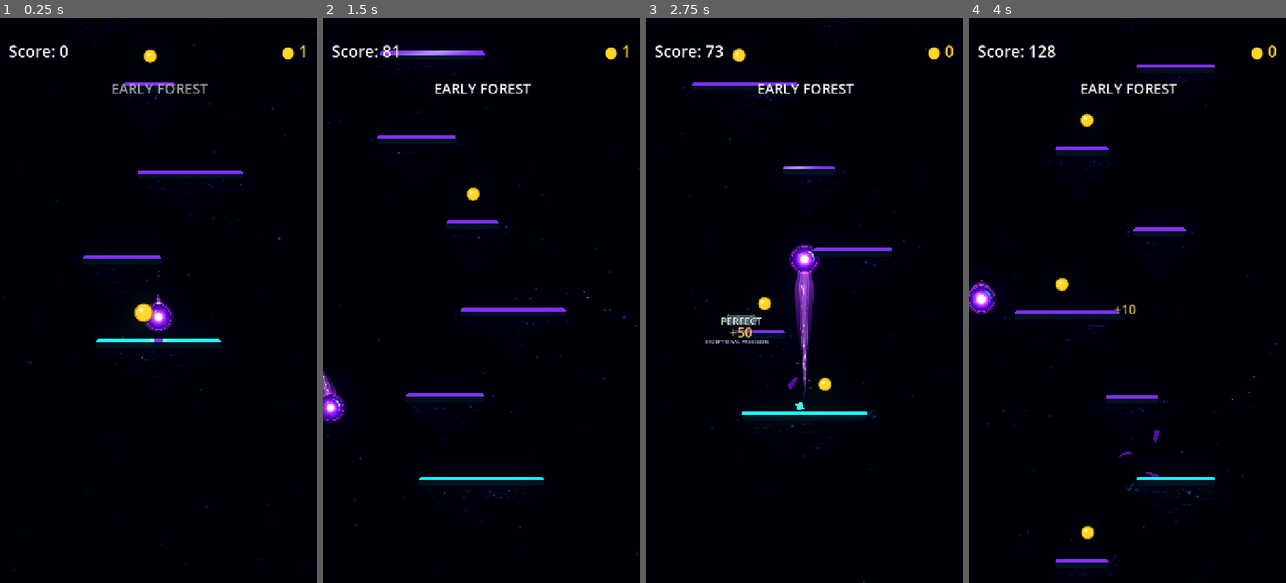
Above: before the commit, frames 1-4 (left to right).
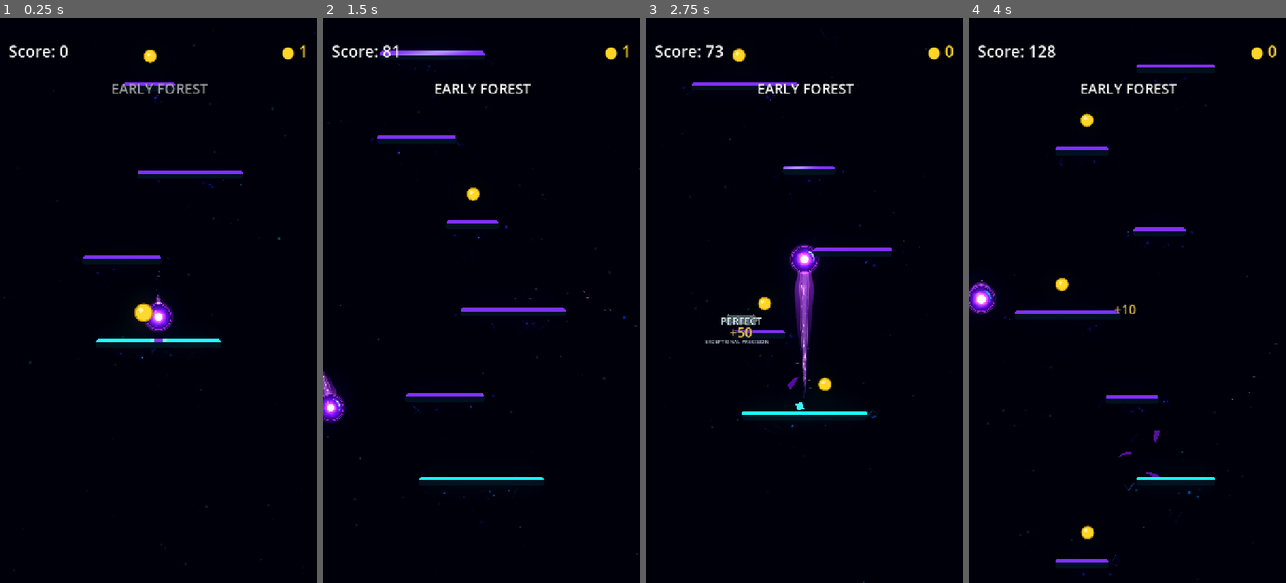
Above: after the commit, the same moments.

Repository: Kryodo/TowerJump
Game: Godot game, scene res://scenes/main.tscn
Two runs of this game, one before a commit and one after it. Both use one fixed random seed, a clock stepped at 60 frames per second and the inputs below.
Inputs (mouse positions are in pixels of both pictures, inside the frame that each line leads up to):
- Up to frame 1 (0.25 s): no input
- Up to frame 2 (1.5 s): move the mouse to (551, 272) at 0.52 s; hold Right (ui_right) 0.53-1.25 s; click (551, 272) at 0.67 s; drag from (418, 328) to (471, 193) at 1.27 s
- Up to frame 3 (2.75 s): click "Nochmal spielen" at 2 s
- Up to frame 4 (4 s): move the mouse to (1159, 176) at 2.77 s; hold Right (ui_right) 2.78-3.5 s; drag from (1111, 413) to (1060, 193) at 3.52 s

The runs differ from the first frame. In frame 1, less than 0.1% of the frame differs, in the area x 24-61%, y 0-61%; in frame 2, less than 0.1%; in frame 3, less than 0.1%; in frame 4, 0.1%, in the area x 18-75%, y 1-99%.

Commit message:
Make Normal resonance filaments rise with a shared pulse

Diff:
--- a/scripts/platform_resonance_field.gd
+++ b/scripts/platform_resonance_field.gd
@@ -9,7 +9,7 @@
 
 const PLATFORM_TYPE_NORMAL: int = 0
 const CLOUD_SHADER := preload("res://scenes/platform_resonance_cloud.gdshader")
-const VERTICAL_FRAGMENT_COUNT: int = 28
+const VERTICAL_FILAMENT_COUNT: int = 22
 
 const CLOUD_MARGIN_X: float = 86.0
 const CLOUD_MARGIN_Y: float = 90.0
@@ -54,6 +54,7 @@
 	_cloud_material = _cloud.material as ShaderMaterial
 	_cloud_material.shader = CLOUD_SHADER
 	_cloud_material.set_shader_parameter("phase_offset", _phase_offset)
+	_cloud_material.set_shader_parameter("resonance_time", _time)
 	add_child(_cloud)
 
 
@@ -180,138 +181,170 @@
 
 
 func _draw_vertical_resonance_field(half_width: float, half_height: float) -> void:
-	# The field opens toward the underside of the platform and narrows to a
-	# concentrated source below it. Short horizontal fragments travel through
-	# this fan at different speeds and fade continuously into the haze.
-	var apex_y: float = half_height + CLOUD_MARGIN_Y - 7.0
+	# A shared pulse travels from the narrow source upward through the widening
+	# field. Individual filaments shimmer, drift upward, and reform on irregular
+	# lifetimes, but the shared wave gives them one coherent resonance rhythm.
 	var near_y: float = half_height + 8.0
+	var tip_y: float = half_height + CLOUD_MARGIN_Y - 7.0
+	var field_height: float = maxf(tip_y - near_y, 1.0)
 	var tint: Color = _resonance_tint()
 	var activation: float = _resonance_activation()
 
-	for strand in range(VERTICAL_FRAGMENT_COUNT):
+	var pulse_phase: float = fposmod(_time * 0.46 + _phase_offset * 0.013, 1.0)
+	var pulse_t: float = 1.0 - pulse_phase
+	var pulse_gate: float = smoothstep(0.015, 0.09, pulse_phase) * (
+		1.0 - smoothstep(0.86, 1.0, pulse_phase)
+	)
+
+	for strand in range(VERTICAL_FILAMENT_COUNT):
 		var seed: float = _phase_offset * 0.37 + float(strand) * 29.17
-		# Bias most streaks toward the platform; a sparse tail reaches the source.
-		var vertical_t: float = pow(_random01(seed + 2.4), 1.34)
-		var y_base: float = lerpf(near_y, apex_y, vertical_t)
+
+		# Each filament has its own lifetime, active window, brightness and
+		# width. At the end of a life it reappears elsewhere in the field.
+		var life_duration: float = lerpf(1.05, 2.55, _random01(seed + 0.3))
+		var life_clock: float = _time / life_duration + _random01(seed + 1.4)
+		var life_phase: float = fposmod(life_clock, 1.0)
+		var cycle_id: float = floor(life_clock)
+		var cycle_seed: float = seed + cycle_id * 23.17
+		var life_window: float = lerpf(0.29, 0.74, _random01(cycle_seed + 2.1))
+		if life_phase >= life_window:
+			continue
+
+		var life_t: float = life_phase / life_window
+		var life_envelope: float = pow(maxf(sin(PI * life_t), 0.0), 0.72)
+		var vertical_t_base: float = lerpf(
+			0.06,
+			0.98,
+			pow(_random01(cycle_seed + 3.2), 1.18)
+		)
+		# A spark drifts upward only a short distance before fading out. The
+		# wave itself, not the sparks, carries energy across the whole field.
+		var rise_amount: float = lerpf(0.045, 0.17, _random01(cycle_seed + 4.2))
+		var vertical_t: float = clampf(vertical_t_base - life_t * rise_amount, 0.025, 0.995)
+		var y_center: float = lerpf(near_y, tip_y, vertical_t)
+
+		# Streamlines fan outward as they rise: at the source they converge,
+		# then occupy more space as the field opens beneath the platform.
+		var lane: float = _random01(cycle_seed + 5.3) * 2.0 - 1.0
+		var lane_amount: float = lerpf(0.38, 0.86, _random01(cycle_seed + 6.3))
 		var envelope_width: float = (half_width + 48.0) * pow(
 			maxf(1.0 - vertical_t, 0.0), 0.88
 		) + 2.8
-		var length_scale: float = pow(maxf(1.0 - vertical_t, 0.0), 0.72)
-		var streak_length: float = lerpf(
-			4.5,
-			46.0,
-			length_scale
-		) * lerpf(0.48, 1.0, _random01(seed + 3.8))
-
-		# Each streak moves sideways within its local slice of the expanding field.
-		var speed: float = 0.10 + _random01(seed + 4.6) * 0.13
-		var travel_phase: float = fposmod(
-			_time * speed + _random01(seed + 5.7),
+		var wave_delta: float = vertical_t - pulse_t
+		var wave_core: float = exp(-pow(wave_delta / 0.105, 2.0))
+		var wave_tail: float = exp(-pow((wave_delta - 0.11) / 0.23, 2.0))
+		var wave_signal: float = clampf(
+			(wave_core * 0.88 + wave_tail * 0.24) * pulse_gate,
+			0.0,
 			1.0
 		)
-		var travel_limit: float = maxf(envelope_width - streak_length * 0.5 - 1.0, 1.0)
-		var center_x: float = lerpf(-travel_limit, travel_limit, travel_phase)
-		var phase: float = seed * 0.071
-		var sway: float = sin(_time * (0.55 + _random01(seed + 6.9) * 0.55) + phase)
-		var y: float = y_base + sway * lerpf(0.5, 1.8, length_scale)
-		var fade_cycle: float = fposmod(
-			_time * (0.16 + _random01(seed + 7.8) * 0.18)
-			+ _random01(seed + 8.9),
-			1.0
-		)
-		var fade_envelope: float = pow(maxf(sin(PI * fade_cycle), 0.0), 0.65)
-		var pulse: float = 0.20 + fade_envelope * 0.80
-		# Streaks dissolve at the edge of their travel, then quietly re-enter
-		# from the other side instead of visibly snapping across the fan.
-		var edge_fade: float = smoothstep(0.0, 0.15, travel_phase) * (
-			1.0 - smoothstep(0.85, 1.0, travel_phase)
-		)
-		var randomness: float = lerpf(0.38, 1.0, _random01(seed + 9.1))
-		var near_platform_weight: float = lerpf(0.60, 1.0, length_scale)
-		var strength: float = pulse * edge_fade * randomness * near_platform_weight
-		if vertical_t > 0.76:
-			# The lower end has very little width, but occasionally glows a touch
-			# more brightly to imply a concentrated source rather than a hard tip.
-			strength *= 1.0 + activation * 0.16
-
-		# Broken horizontal segments and slightly varied heights prevent rows,
-		# equal-width bars, or a visible wireframe fan.
-		var piece_count: int = 2 if length_scale > 0.38 else 1
-		for piece in range(piece_count):
-			var piece_seed: float = seed + float(piece) * 17.31
-			if _random01(piece_seed + 1.2) < 0.22:
-				continue
-			var a: float = float(piece) / float(piece_count)
-			var b: float = float(piece + 1) / float(piece_count)
-			var pad_a: float = 0.06 + _random01(piece_seed + 2.3) * 0.10
-			var pad_b: float = 0.06 + _random01(piece_seed + 3.4) * 0.10
-			var x_a: float = center_x - streak_length * 0.5 + streak_length * (a + pad_a)
-			var x_b: float = center_x - streak_length * 0.5 + streak_length * (b - pad_b)
-			x_a = clampf(x_a, -envelope_width + 1.0, envelope_width - 1.0)
-			x_b = clampf(x_b, -envelope_width + 1.0, envelope_width - 1.0)
-			if x_b - x_a < 1.0:
-				continue
-
-			var y_a: float = y + sin(a * TAU + phase + _time * 0.35) * 0.75
-			var y_b: float = y + sin(b * TAU + phase + _time * 0.35) * 0.75
-			var p_a := Vector2(x_a, y_a)
-			var p_b := Vector2(x_b, y_b)
-			var piece_strength: float = strength * lerpf(
-				0.58, 1.0, _random01(piece_seed + 4.5)
-			)
+		var irregularity: float = lerpf(0.48, 1.0, _random01(cycle_seed + 7.4))
+		var strength: float = life_envelope * irregularity * (
+			0.16 + wave_signal * 0.84
+		) * (0.58 + activation * 0.78)
+
+		var streak_height: float = lerpf(7.0, 25.0, _random01(cycle_seed + 8.5))
+		streak_height *= lerpf(0.76, 1.28, wave_signal)
+		streak_height = clampf(streak_height, 6.0, 31.0)
+		var top_y: float = maxf(near_y, y_center - streak_height * 0.5)
+		var bottom_y: float = minf(tip_y, y_center + streak_height * 0.5)
+		if bottom_y - top_y < 3.0:
+			continue
+
+		var curve_amount: float = lerpf(1.0, 5.2, _random01(cycle_seed + 9.4))
+		var curve_phase: float = seed * 0.071
+		var curve_drift: float = sin(_time * 1.05 + curve_phase) * curve_amount
+		var points := PackedVector2Array()
+		# The path is drawn from its lower tail to its upper head. Its x-position
+		# follows the widening fan, so it reads as an upward current, not a row
+		# of horizontal bars.
+		for point_index in range(5):
+			var along: float = float(point_index) / 4.0
+			var point_y: float = lerpf(bottom_y, top_y, along)
+			var point_t: float = clampf((point_y - near_y) / field_height, 0.0, 1.0)
+			var point_width: float = (half_width + 48.0) * pow(
+				maxf(1.0 - point_t, 0.0), 0.88
+			) + 2.8
+			var curve: float = sin(along * PI + curve_phase) * curve_amount
+			curve += sin(_time * 0.82 + curve_phase + along * TAU) * curve_amount * 0.22
+			points.append(Vector2(
+				clampf(lane * point_width * lane_amount + curve + curve_drift * (0.5 - along), -point_width, point_width),
+				point_y
+			))
+
+		var stroke_width: float = lerpf(0.65, 1.75, _random01(cycle_seed + 10.5))
+		stroke_width *= lerpf(0.84, 1.22, wave_signal)
+		for segment in range(1, points.size()):
+			var segment_t: float = float(segment) / float(points.size() - 1)
+			var taper: float = sin((segment_t * 0.88 + 0.06) * PI) * 0.58 + 0.12
+			var segment_strength: float = strength * taper
+			var width_scale: float = 0.82
+			if segment == 2:
+				width_scale = 1.16
 			draw_line(
-				p_a, p_b,
+				points[segment - 1],
+				points[segment],
 				Color(
-					tint.r * 0.50,
-					tint.g * 0.46 + 0.018,
-					tint.b * 0.82 + 0.08,
-					0.045 * piece_strength
+					tint.r * 0.38 + 0.015,
+					tint.g * 0.45 + 0.025,
+					tint.b * 0.82 + 0.10,
+					0.050 * segment_strength
 				),
-				6.5 if length_scale > 0.42 else 3.2,
+				stroke_width * width_scale * 3.8,
 				true
 			)
 			draw_line(
-				p_a, p_b,
+				points[segment - 1],
+				points[segment],
 				Color(
-					tint.r * 0.90 + 0.01,
-					tint.g * 0.86 + 0.04,
-					tint.b * 1.02 + 0.08,
-					0.15 * piece_strength
+					tint.r * 0.72 + 0.02,
+					tint.g * 0.78 + 0.09,
+					tint.b * 1.02 + 0.12,
+					0.24 * segment_strength
 				),
-				1.75 if length_scale > 0.42 else 1.05,
+				stroke_width * width_scale,
 				true
 			)
-			if _random01(piece_seed + 5.6) > 0.88:
-				draw_line(
-					p_a.lerp(p_b, 0.26),
-					p_a.lerp(p_b, 0.72),
-					Color(
-						tint.r * 0.36 + 0.30,
-						tint.g * 0.34 + 0.62,
-						tint.b * 0.42 + 1.18,
-						0.17 * piece_strength
-					),
-					0.8,
-					true
+
+		# A few traveling glints make the field sparkle without filling it with
+		# generic particles or turning it into a mesh of evenly spaced lines.
+		if wave_signal > 0.20 and _random01(cycle_seed + 11.6) > 0.38:
+			var glint_index: int = 2 + int(_random01(cycle_seed + 12.7) * 2.0)
+			var glint_position: Vector2 = points[glint_index]
+			var glint_strength: float = strength * (0.55 + wave_signal * 0.45)
+			draw_circle(
+				glint_position,
+				lerpf(0.65, 1.25, _random01(cycle_seed + 13.8)),
+				Color(
+					tint.r * 0.55 + 0.24,
+					tint.g * 0.58 + 0.45,
+					tint.b * 0.66 + 0.82,
+					0.20 * glint_strength
 				)
-
-	# A very soft, concentrated source anchors the fan without becoming a lamp
-	# or visible beam emitter. Its glow breathes and responds to landing/charge.
-	var source_pulse: float = 0.58 + 0.42 * absf(sin(_time * 1.35 + _phase_offset))
-	var source_y: float = apex_y - 1.0
-	var source_strength: float = source_pulse * (0.72 + activation * 0.24)
+			)
+			draw_circle(
+				glint_position,
+				0.38,
+				Color(0.72, 1.04, 1.48, 0.28 * glint_strength)
+			)
+
+	# The soft source brightens as a pulse is born, then dims while the wave
+	# travels upward. It remains atmosphere, not a visible lamp or hard emitter.
+	var source_pulse: float = 0.38 + 0.62 * (1.0 - smoothstep(0.0, 0.22, pulse_phase))
+	var source_strength: float = source_pulse * (0.72 + activation * 0.40)
+	var source_position := Vector2(0.0, tip_y - 1.0)
 	draw_circle(
-		Vector2(0.0, source_y),
+		source_position,
 		6.8,
 		Color(tint.r * 0.24, tint.g * 0.32 + 0.01, tint.b * 0.55 + 0.06, 0.035 * source_strength)
 	)
 	draw_circle(
-		Vector2(0.0, source_y),
+		source_position,
 		3.1,
 		Color(tint.r * 0.46 + 0.015, tint.g * 0.56 + 0.035, tint.b * 0.88 + 0.08, 0.075 * source_strength)
 	)
 	draw_circle(
-		Vector2(0.0, source_y),
+		source_position,
 		1.15,
 		Color(tint.r * 0.32 + 0.18, tint.g * 0.30 + 0.36, tint.b * 0.42 + 0.86, 0.14 * source_strength)
 	)
